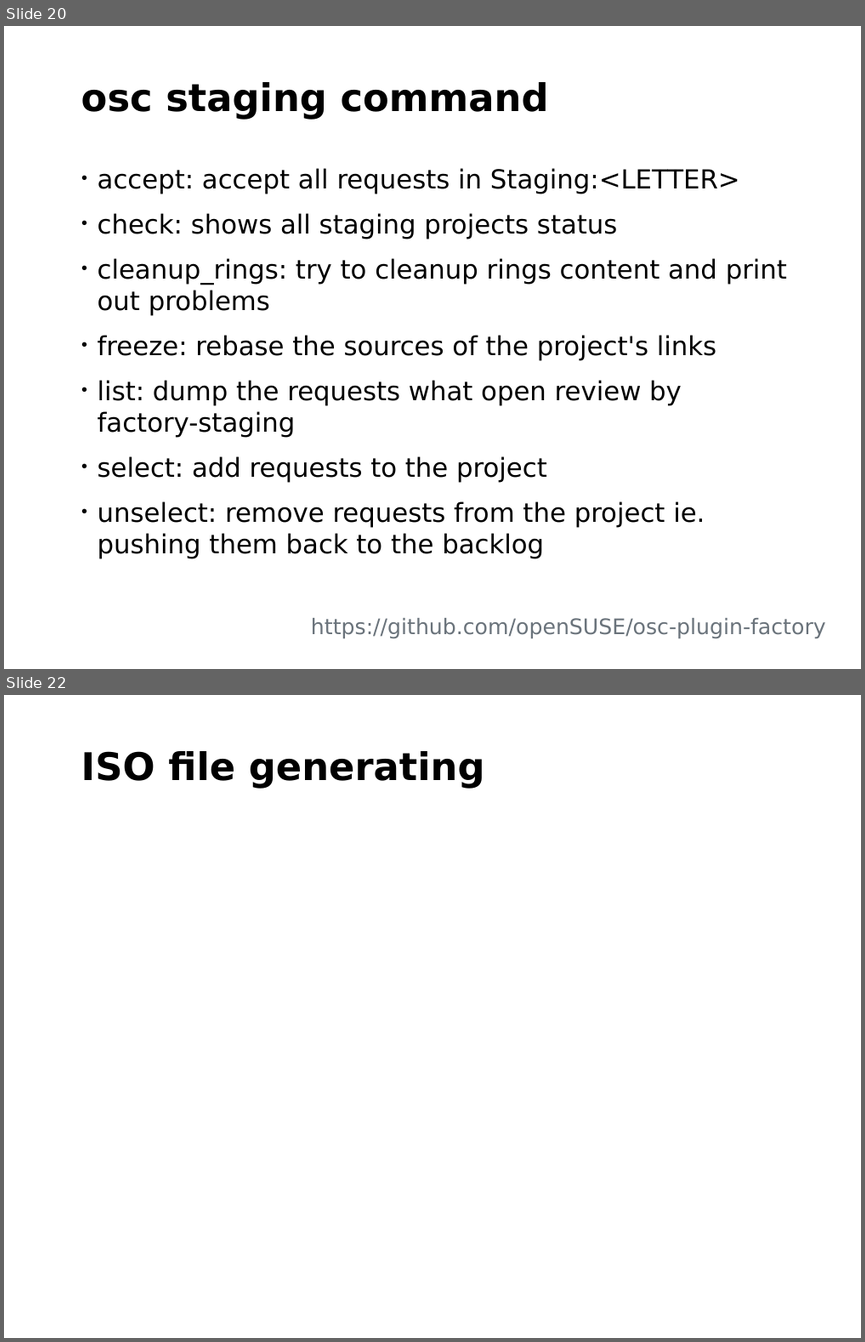
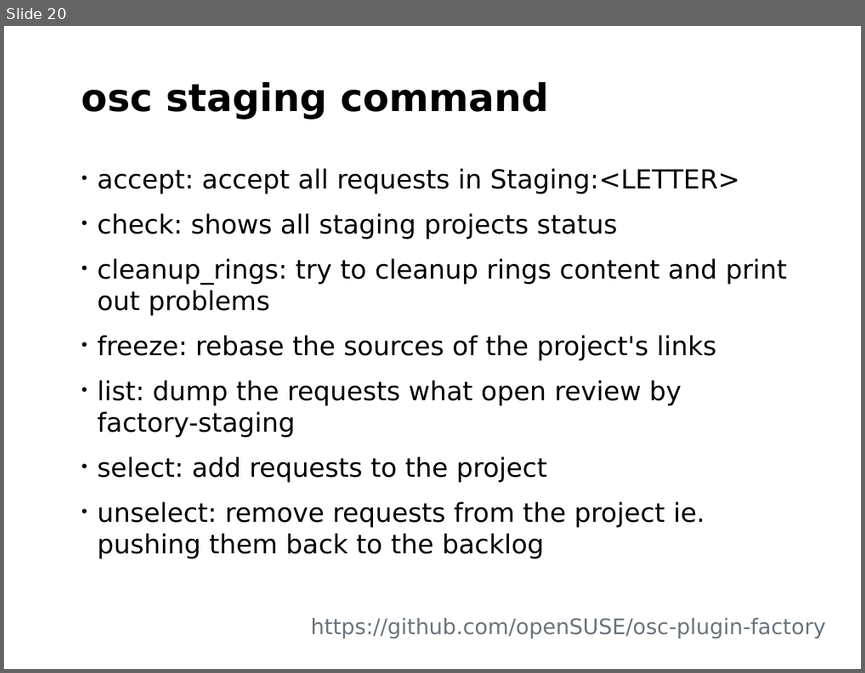
Before and after one commit to nilxam/labsconf_2015, a slide deck: labsconf_2015.odp. Shown one above the other, each under a label of ours: slides 20 and 22 before the commit, slide 20 after it; the slides between them are not shown. The pictures are 865x1342 and 865x673 pixels, drawn with LibreOffice and Linux fonts; fonts in the diff are those of the drawing; background and template pictures are left out. Boxes give left, top, right and bottom in pixels: in the first picture for what was removed or moved away, otherwise in the second. Text is boxed around its words. In the diff, an @@ line names an element or a change of style, - is before the commit and + after.

```diff
--- a/labsconf_2015.odp
+++ b/labsconf_2015.odp
@@ slide 22 removed at <box>4,695,861,1338</box>, background #FFFFFF; not listed: 1 template element that a slide beside it also shows @@
@@ title removed at <box>81,751,485,789</box> @@
-ISO file generating
```
Also in this commit, not shown: 4 slides changed, 5 slides added, 1 other slide removed.
